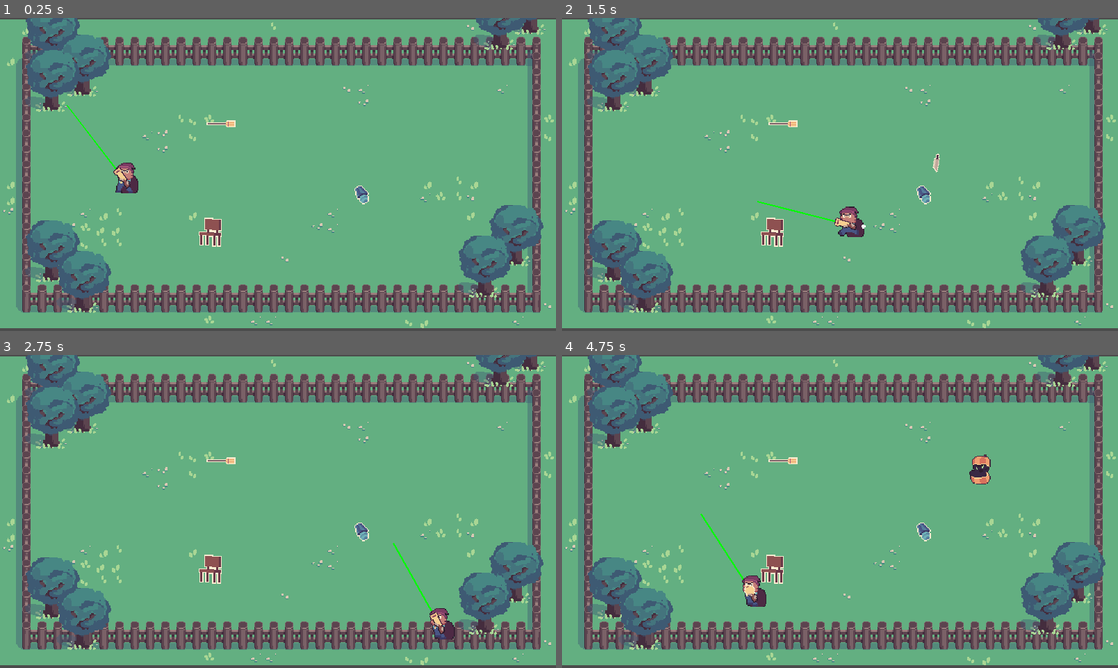
Above: before the commit, frames 1-4 (two rows, left to right).
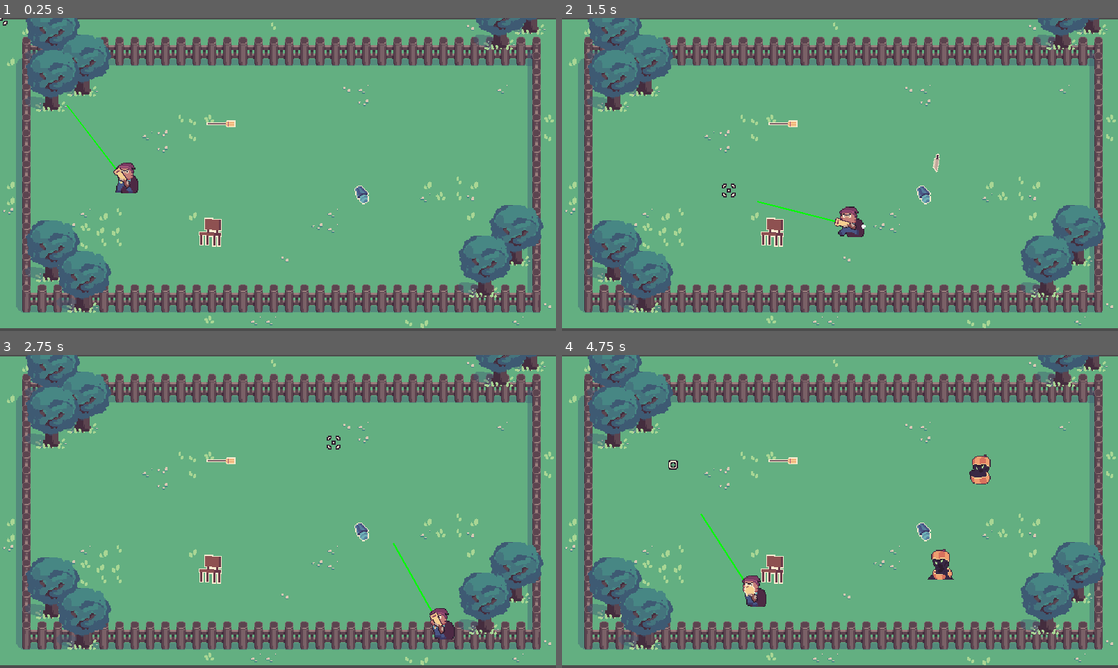
Above: after the commit, the same moments.

Repository: OceanBoy612/BrackeysJam2021
Game: Godot game, scene res://Code/World.tscn
Two runs of this game, one before a commit and one after it. Both use one fixed random seed, a clock stepped at 60 frames per second and the inputs below.
Inputs (mouse positions are in pixels of both pictures, inside the frame that each line leads up to):
- Up to frame 1 (0.25 s): no input
- Up to frame 2 (1.5 s): tap Enter (ui_accept) at 0.5, 0.77 s; move the mouse to (962, 158) at 0.52 s; hold Right (ui_right) 0.53-1.28 s; move the mouse to (728, 190) at 1.27 s; hold Down (ui_down) from 1.28 s (still down)
- Up to frame 3 (2.75 s): tap Enter (ui_accept) at 1.52 s; move the mouse to (333, 442) at 2.02 s; release Down (ui_down) at 2.03 s; hold Right (ui_right) from 2.03 s (still down)
- Up to frame 4 (4.75 s): move the mouse to (812, 574) at 2.77 s; release Right (ui_right) at 2.78 s; hold Up (ui_up) 2.78-3.53 s; tap Enter (ui_accept) at 3.02, 3.77, 4.52 s; move the mouse to (1006, 558) at 3.52 s; hold Left (ui_left) from 3.53 s (still down); move the mouse to (673, 464) at 4.27 s

The runs differ from the first frame. In frame 1, less than 0.1% of the frame differs, in the area x 0-2%, y 0-3%; in frame 2, less than 0.1%; in frame 3, less than 0.1%; in frame 4, 0.4%, in the area x 19-71%, y 33-72%.

Commit message:
Added the cursor to the player and enemy hit explosion

Diff:
--- /dev/null
+++ b/src/Art/Spriteframes/Hit_spriteframes.tres
@@ -0,0 +1,31 @@
+[gd_resource type="SpriteFrames" load_steps=7 format=2]
+
+[ext_resource path="res://Art/Pngs/Hit-Sheet.png" type="Texture" id=1]
+
+[sub_resource type="AtlasTexture" id=1]
+atlas = ExtResource( 1 )
+region = Rect2( 0, 0, 32, 32 )
+
+[sub_resource type="AtlasTexture" id=2]
+atlas = ExtResource( 1 )
+region = Rect2( 32, 0, 32, 32 )
+
+[sub_resource type="AtlasTexture" id=3]
+atlas = ExtResource( 1 )
+region = Rect2( 64, 0, 32, 32 )
+
+[sub_resource type="AtlasTexture" id=4]
+atlas = ExtResource( 1 )
+region = Rect2( 96, 0, 32, 32 )
+
+[sub_resource type="AtlasTexture" id=5]
+atlas = ExtResource( 1 )
+region = Rect2( 128, 0, 32, 32 )
+
+[resource]
+animations = [ {
+"frames": [ SubResource( 1 ), SubResource( 2 ), SubResource( 3 ), SubResource( 4 ), SubResource( 5 ) ],
+"loop": false,
+"name": "default",
+"speed": 20.0
+} ]
--- a/src/Art/Spriteframes/Simple_explosion_spriteframes.tres
+++ b/src/Art/Spriteframes/Simple_explosion_spriteframes.tres
@@ -17,7 +17,7 @@
 [resource]
 animations = [ {
 "frames": [ SubResource( 1 ), SubResource( 2 ), SubResource( 3 ) ],
-"loop": true,
+"loop": false,
 "name": "Idle",
 "speed": 20.0
 } ]
--- /dev/null
+++ b/src/Code/Enemies/DamageExplosion.gd
@@ -0,0 +1,15 @@
+extends AnimatedSprite
+
+
+onready var enemy = get_parent()
+const LAST_HIT_FRAME = 4
+
+
+func _ready():
+	enemy.connect("hit", self, "_on_enemy_hit")
+
+
+func _on_enemy_hit():
+	if frame == LAST_HIT_FRAME:
+		frame = 0
+		play()
--- /dev/null
+++ b/src/Code/Enemies/DeathExplosion.gd
@@ -0,0 +1,13 @@
+extends AnimatedSprite
+
+
+onready var enemy = get_parent()
+
+
+func _ready():
+	enemy.connect("died", self, "_on_enemy_died")
+
+
+func _on_enemy_died():
+	frame = 0
+	play()
--- a/src/Code/Enemies/Enemy.gd
+++ b/src/Code/Enemies/Enemy.gd
@@ -2,6 +2,7 @@
 
 signal moved
 signal died
+signal hit
 
 export var speed = 250
 export var health: float = 1.0
@@ -24,6 +25,8 @@
 	if health <= 0:
 		emit_signal("died")
 		queue_free()
+	else:
+		emit_signal("hit")
 
 
 ### Helper functions ###
--- a/src/Code/Enemies/Enemy.tscn
+++ b/src/Code/Enemies/Enemy.tscn
@@ -1,8 +1,12 @@
-[gd_scene load_steps=5 format=2]
+[gd_scene load_steps=9 format=2]
 
 [ext_resource path="res://Art/Spriteframes/Pumpkiller_spriteframes.tres" type="SpriteFrames" id=1]
 [ext_resource path="res://Code/Enemies/Enemy.gd" type="Script" id=2]
 [ext_resource path="res://Code/Enemies/Sprite.gd" type="Script" id=3]
+[ext_resource path="res://Art/Spriteframes/Hit_spriteframes.tres" type="SpriteFrames" id=4]
+[ext_resource path="res://Code/Enemies/DamageExplosion.gd" type="Script" id=5]
+[ext_resource path="res://Code/Enemies/DeathExplosion.gd" type="Script" id=6]
+[ext_resource path="res://Art/Spriteframes/Simple_explosion_spriteframes.tres" type="SpriteFrames" id=7]
 
 [sub_resource type="RectangleShape2D" id=1]
 extents = Vector2( 10.1946, 14.9538 )
@@ -12,6 +16,7 @@
 collision_mask = 7
 script = ExtResource( 2 )
 speed = 100
+health = 10.0
 
 [node name="Sprite" type="AnimatedSprite" parent="."]
 position = Vector2( 0, -15.9099 )
@@ -22,3 +27,18 @@
 [node name="Shape" type="CollisionShape2D" parent="."]
 position = Vector2( 0, -15.9099 )
 shape = SubResource( 1 )
+
+[node name="HitExplosion" type="AnimatedSprite" parent="."]
+position = Vector2( 0, -14.8492 )
+frames = ExtResource( 4 )
+frame = 4
+playing = true
+script = ExtResource( 5 )
+
+[node name="DeathExplosion" type="AnimatedSprite" parent="."]
+position = Vector2( 0, -14.8492 )
+frames = ExtResource( 7 )
+animation = "Idle"
+frame = 2
+playing = true
+script = ExtResource( 6 )
--- a/src/Code/Player/Blunderbuss.gd
+++ b/src/Code/Player/Blunderbuss.gd
@@ -2,6 +2,11 @@
 
 
 signal shot
+
+signal wound_up
+signal charged
+signal fired
+signal idled
 
 
 var charging = false
@@ -17,8 +22,10 @@
 	got_shoot_signal = false
 	charging = true
 	play("Wind up")
+	emit_signal("wound_up")
 	yield(self, "animation_finished")
 	play("Charging")
+	emit_signal("charged")
 	yield(self, "animation_finished")
 	charging = false
 
@@ -45,9 +52,11 @@
 
 	firing = true
 	play("Fire")
+	emit_signal("fired")
 	emit_signal("shot")
 	yield(self, "animation_finished")
 	play("Idle")
+	emit_signal("idled")
 	charged = false
 	firing = false
 
--- /dev/null
+++ b/src/Code/Player/Cursor.gd
@@ -0,0 +1,21 @@
+extends AnimatedSprite
+
+
+func _physics_process(delta):
+	global_position = get_global_mouse_position()
+
+
+func _on_Blunderbuss_charged():
+	play("Charging")
+
+
+func _on_Blunderbuss_fired():
+	play("Fire")
+
+
+func _on_Blunderbuss_idled():
+	play("Idle")
+
+
+func _on_Blunderbuss_wound_up():
+	play("Wind up")
--- a/src/Code/Player/Player.tscn
+++ b/src/Code/Player/Player.tscn
@@ -10,6 +10,8 @@
 [ext_resource path="res://Art/Spriteframes/Dust_spriteframes.tres" type="SpriteFrames" id=8]
 [ext_resource path="res://Code/Player/GroundDust.gd" type="Script" id=9]
 [ext_resource path="res://Code/Player/WalkLoop.gd" type="Script" id=10]
+[ext_resource path="res://Code/Player/Cursor.gd" type="Script" id=11]
+[ext_resource path="res://Art/Spriteframes/Cursor_spriteframes.tres" type="SpriteFrames" id=12]
 
 [sub_resource type="RectangleShape2D" id=1]
 extents = Vector2( 8.19074, 10.5732 )
@@ -53,3 +55,15 @@
 frame = 5
 playing = true
 script = ExtResource( 9 )
+
+[node name="Node" type="Node" parent="."]
+
+[node name="Cursor" type="AnimatedSprite" parent="Node"]
+frames = ExtResource( 12 )
+animation = "Idle"
+script = ExtResource( 11 )
+
+[connection signal="charged" from="Aimer/Blunderbuss" to="Node/Cursor" method="_on_Blunderbuss_charged"]
+[connection signal="fired" from="Aimer/Blunderbuss" to="Node/Cursor" method="_on_Blunderbuss_fired"]
+[connection signal="idled" from="Aimer/Blunderbuss" to="Node/Cursor" method="_on_Blunderbuss_idled"]
+[connection signal="wound_up" from="Aimer/Blunderbuss" to="Node/Cursor" method="_on_Blunderbuss_wound_up"]
Not shown: 1 places in src/Code/Player/Player.tscn that only renumber resources
